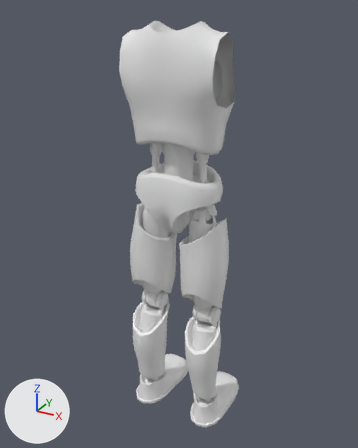
Renders of the FBX model Assets/3Dmodels/3Dmodels_Bodies/3Dmodels_Bodies_WonderBodies/3Dmodels_Bodies_WonderBodies_Males/3Dmodel_Body_WonderBody_Male_Normal/3Dmodel_Body_WonderBody_Male_Normal_TorsoLegs.fbx from each side of a commit.
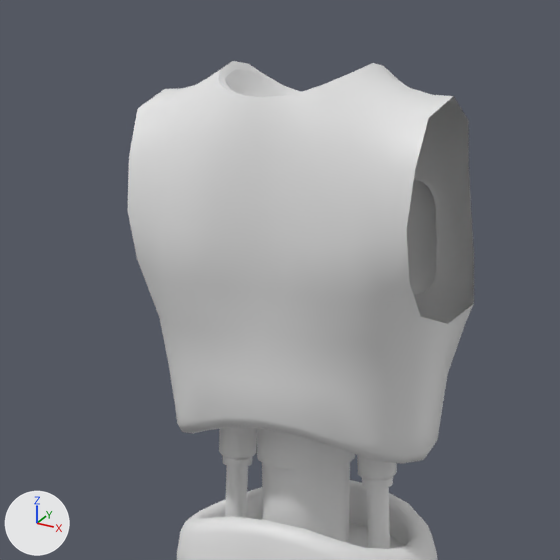
Each version appears first whole from a camera (50 mm lens) standing at (0.797, -1.448, 1.556) and looking at (-0.033, 0.061, 0.802), and next in a close-up on the part from 21% to 74% of the width and 0% to 42% of the height. Every picture has the same lights, and +X, +Y and +Z are marked at lower left. The older version's two pictures come first. Where no turn or scale is listed for an object, it has been applied to the vertices. Vertices at exactly the same position are counted once.

Names of what the first close-up shows: 'Body_WonderBody_Male_Normal_TorsoLegs'.
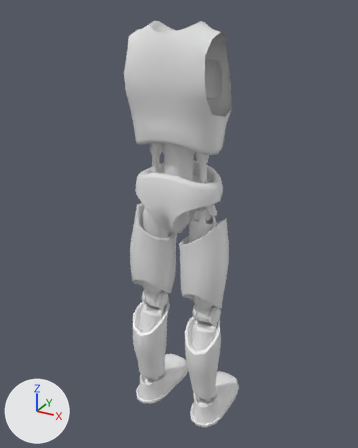
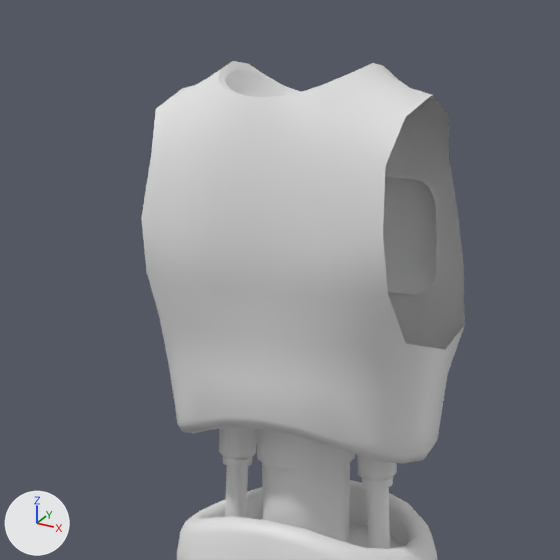
Where the newer file only moved an object's origin or applied its transform, the numbers keep the older frame.

The change, as a diff of the scene's bpy script:
```diff
--- a/Assets/3Dmodels/3Dmodels_Bodies/3Dmodels_Bodies_WonderBodies/3Dmodels_Bodies_WonderBodies_Males/3Dmodel_Body_WonderBody_Male_Normal/3Dmodel_Body_WonderBody_Male_Normal_TorsoLegs.fbx.py
+++ b/Assets/3Dmodels/3Dmodels_Bodies/3Dmodels_Bodies_WonderBodies/3Dmodels_Bodies_WonderBodies_Males/3Dmodel_Body_WonderBody_Male_Normal/3Dmodel_Body_WonderBody_Male_Normal_TorsoLegs.fbx.py
@@ me_body_wonderbody_male_normal_torsolegs @@
 # used by ob_body_wonderbody_male_normal_torsolegs; location = (0.0, 0.0, 0.0)
-me_body_wonderbody_male_normal_torsolegs.from_pydata(...)  # 4031 vertices, 4412 faces; spans x -0.21..0.21, y -0.12..0.23, z 0.0..1.51
+me_body_wonderbody_male_normal_torsolegs.from_pydata(...)  # 4007 vertices, 4394 faces; spans x -0.21..0.21, y -0.12..0.23, z 0.0..1.51
+# me_body_wonderbody_male_normal_torsolegs part 1
+# 24 vertices are removed from x -0.18..0.18, y -0.1..0.07, z 1.27..1.49
+# 30 faces are deleted
+# 3 vertices move from x 0.0, y -0.11..-0.1, z 1.3..1.39 to x 0.0, y -0.12..-0.11, z 1.3..1.39
+# 12 new faces join them
```

Boxes [x1, y1, x2, y2] around the edits, measured in the close-ups (560 x 560 px):
'Body_WonderBody_Male_Normal_TorsoLegs', reshaped
    before: [128, 61, 474, 560]
    after: [141, 61, 465, 560]
part 1 of me_body_wonderbody_male_normal_torsolegs, reshaped
    before: [128, 76, 474, 349]
    after: [151, 76, 407, 340]
